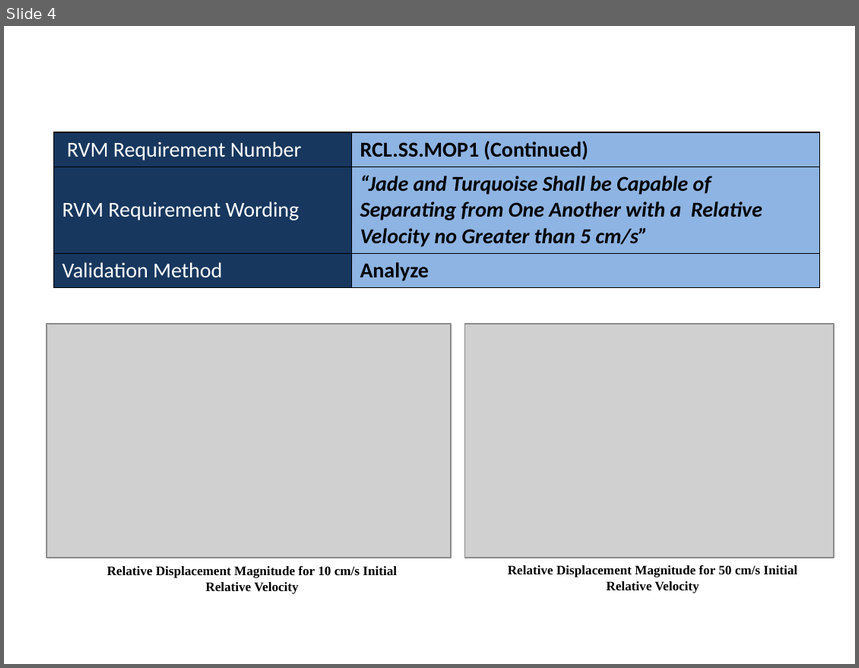
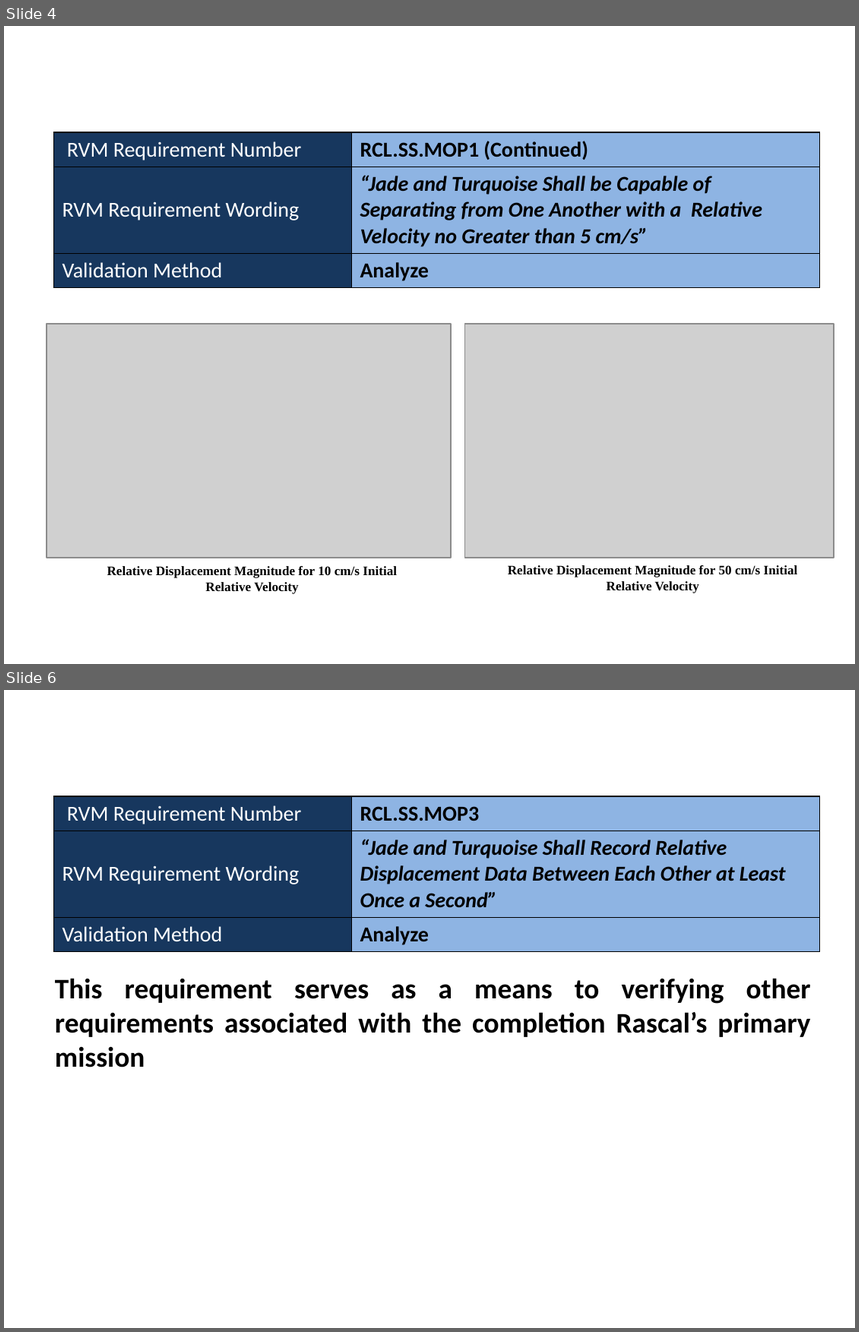
Before and after one commit to RascalSeniorDesign/Preliminary-Design, a slide deck: CMQA/Presentations/Tom Slides/Tom Slides.pptx. Shown one above the other, each under a label of ours: slide 4 before the commit, slides 4 and 6 after it; the slides between them are not shown. The pictures are 859x668 and 859x1332 pixels, drawn with LibreOffice and Linux fonts; fonts in the diff are those of the drawing; grey boxes stand for pictures. Boxes give left, top, right and bottom in pixels: in the first picture for what was removed or moved away, otherwise in the second. Text is boxed around its words. In the diff, an @@ line names an element or a change of style, - is before the commit and + after.

Commit message:
Added up to requirement RCL.SS.MOP3

```diff
--- a/CMQA/Presentations/Tom Slides/Tom Slides.pptx
+++ b/CMQA/Presentations/Tom Slides/Tom Slides.pptx
@@ slide 6 added at [4, 690, 855, 1328], background #FFFFFF @@
@@ table added at [53, 796, 819, 951], 3 rows, 2 columns @@
+RVM Requirement Number | RCL.SS.MOP3
+RVM Requirement Wording | “Jade and Turquoise Shall Record Relative Displacement Data Between Each Other at Least Once a Second”
+Validation Method | Analyze
@@ text added at [55, 978, 811, 1068], 24 pt, text #000000, bold @@
+This requirement serves as a means to verifying other requirements associated with the completion Rascal’s primary mission
```
Also in this commit, not shown: 1 other slide added.
